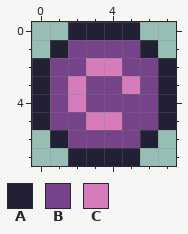
Edited in one commit: pixel-art sprite (vane-portals/src/main/resources/icons/portal.png). This is how it looked before the edit.
The file is 16x16 pixels, drawn in blocks of 2x2; one block is one cell here.
Palette (. is transparent): A #222034  B #76428a  C #d77bba
Once edited:
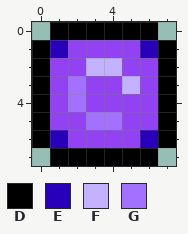
Colours new in this view: D #000000  E #2800ba  F #c3b2ff  G #a271ff
Commit: feat: show beds location in Squaremap+ update portal icon
Changes in this commit:
Colour B changes from #76428a to #9241f3.
The edit adds colour D in row 0 at x 1 and 6; in row 1 at x 0 and 7; in row 6 at x 0 and 7; in row 7 at x 1 and 6.
Colour A gives way to colour D in row 0 at x 2 to 5; in rows 2 to 5 at x 0 and 7; in row 7 at x 2 to 5.
Colour A gives way to colour E in row 1 at x 1 and 6; in row 6 at x 1 and 6.
Colour C gives way to colour F in row 2 at x 3 to 4; in row 3 at x 5.
Colour C gives way to colour G in rows 3 to 4 at x 2; in row 5 at x 3 to 4.
